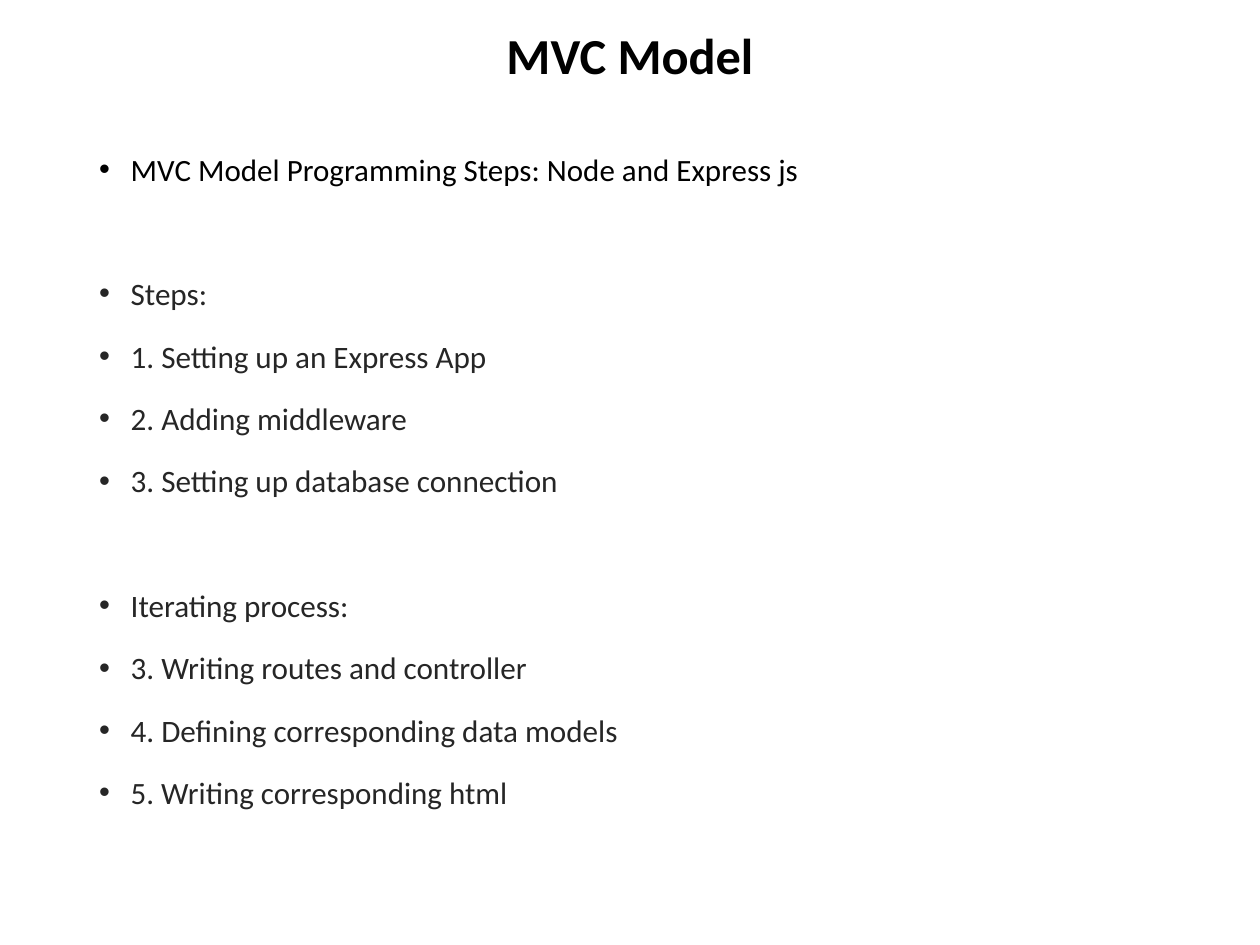
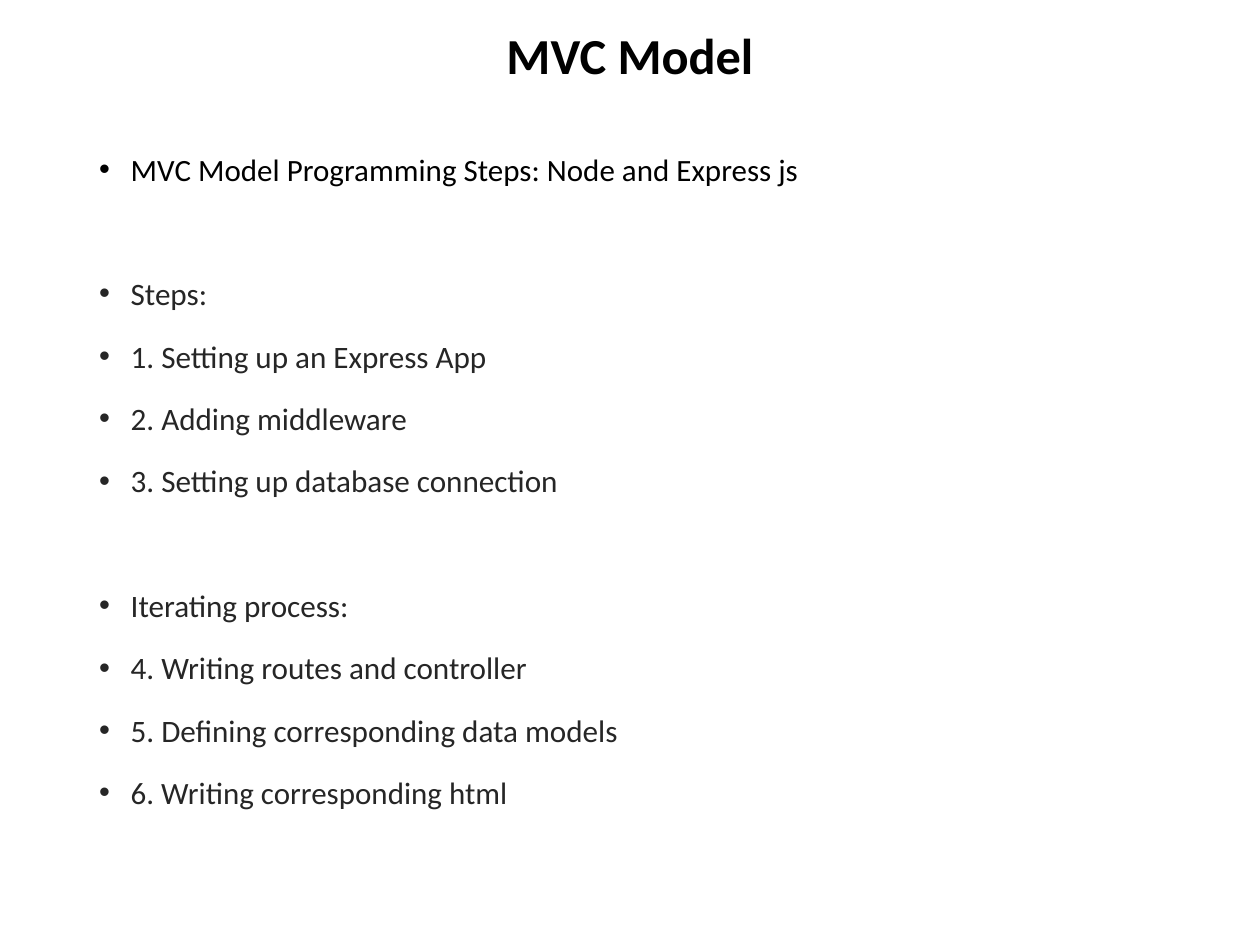
Before and after one commit to chuacw/SGUS-Slides, a slide deck: slide 7 of BCI - Batch2 - Day6 - Node & Express.pptx. Drawn at 1260x945 pixels with LibreOffice and Linux fonts; fonts in the diff are those of the drawing. Boxes give left, top, right and bottom in pixels: in the first picture for what was removed or moved away, otherwise in the second. Text is boxed around its words. In the diff, an @@ line names an element or a change of style, - is before the commit and + after.

```diff
--- a/BCI - Batch2 - Day6 - Node & Express.pptx
+++ b/BCI - Batch2 - Day6 - Node & Express.pptx
@@ text at (131, 657, 617, 810): text changed @@
-• 3. Writing routes and controller
-• 4. Defining corresponding data models
-• 5. Writing corresponding html
+• 4. Writing routes and controller
+• 5. Defining corresponding data models
+• 6. Writing corresponding html
```
Also in this commit, not shown: 1 other slide changed, 13 other files.
